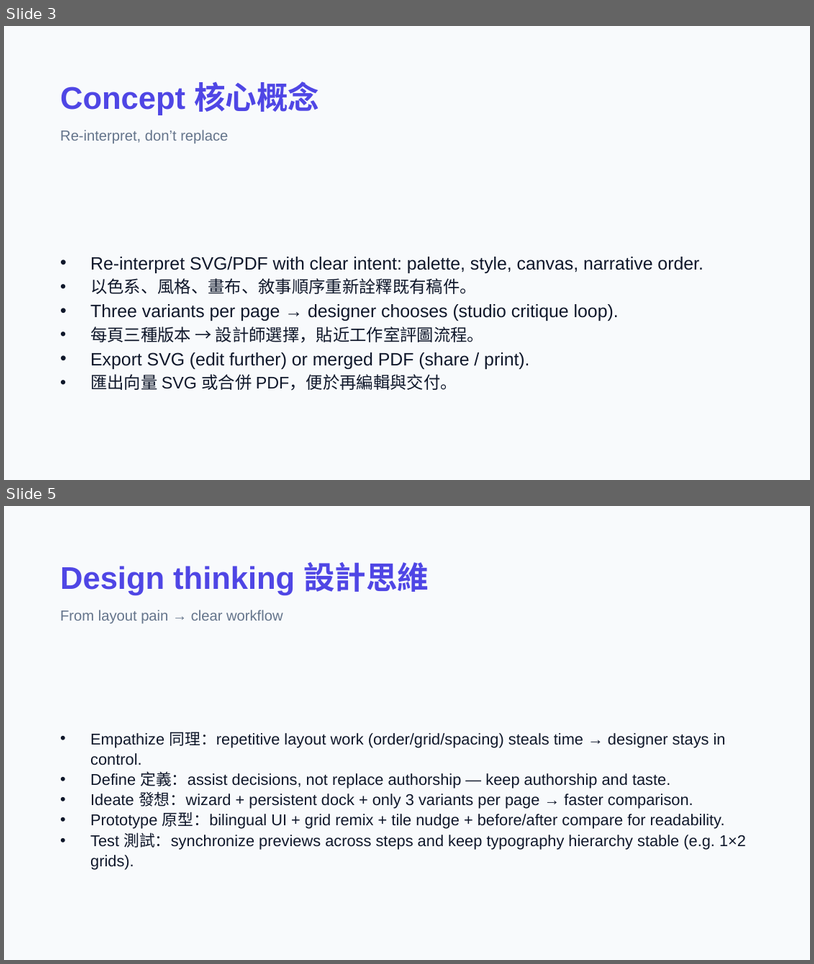
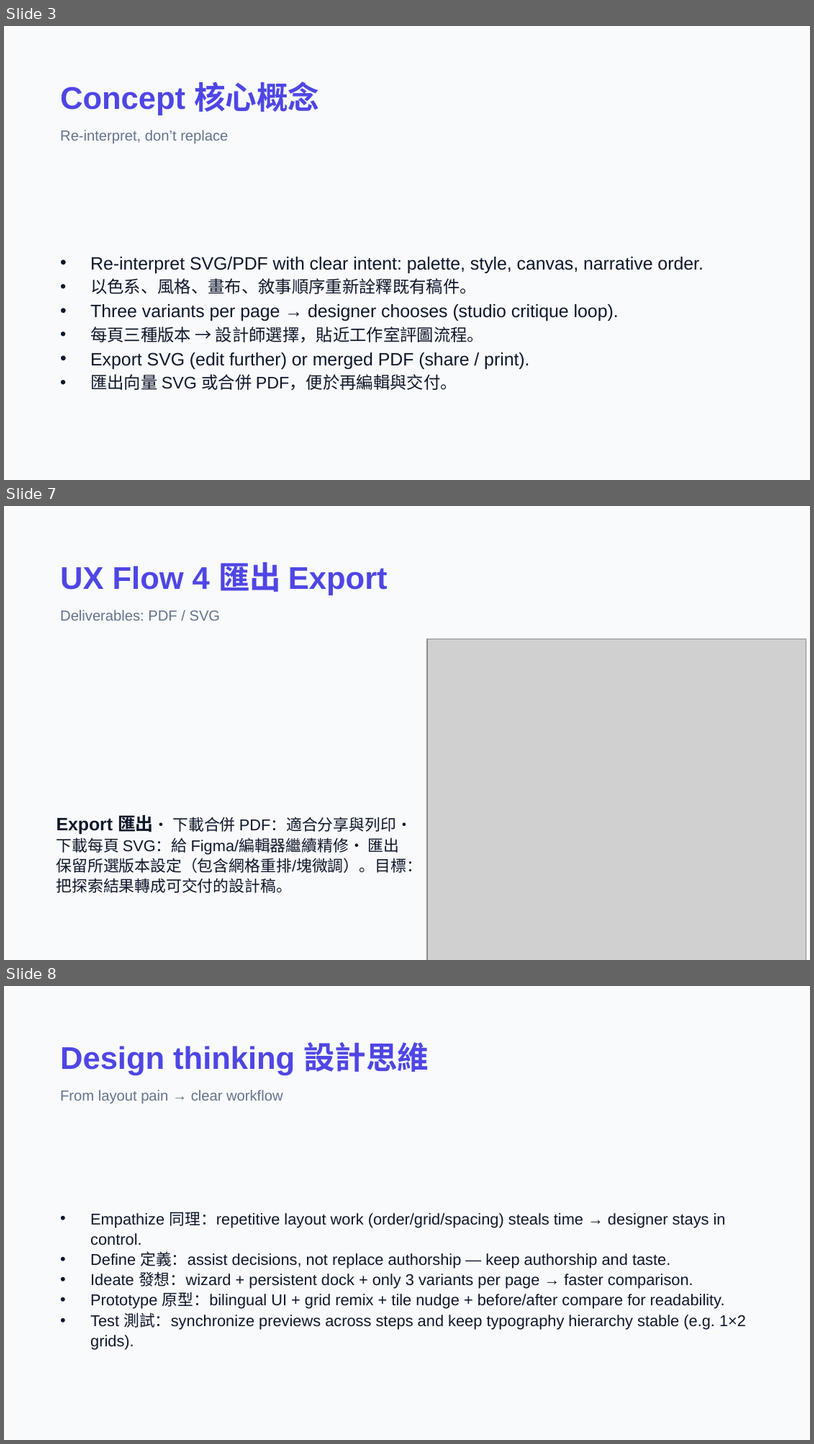
Before and after one commit to macaumonsoon/Portfolio-ReStyle-AI, a slide deck: presentation/Portfolio-ReStyle-AI-Design-Deck.pptx. Shown one above the other, each under a label of ours: slides 3 and 5 before the commit, slides 3, 7 and 8 after it; the slides between them are not shown. The pictures are 814x964 and 814x1444 pixels, drawn with LibreOffice and Linux fonts; fonts in the diff are those of the drawing; grey boxes stand for pictures. Boxes give left, top, right and bottom in pixels: in the first picture for what was removed or moved away, otherwise in the second. Text is boxed around its words. In the diff, an @@ line names an element or a change of style, - is before the commit and + after.

```diff
--- a/presentation/Portfolio-ReStyle-AI-Design-Deck.pptx
+++ b/presentation/Portfolio-ReStyle-AI-Design-Deck.pptx
@@ slide 7 added at (4,506,810,960), background #F8FAFC @@
@@ text added at (60,562,388,595), 28 pt, text #4F46E5, bold @@
+UX Flow 4 匯出 Export
@@ text added at (60,610,221,620), 13 pt, text #64748B @@
+Deliverables: PDF / SVG
@@ picture added at (427,639,806,960) @@
@@ text added at (57,815,422,893), 14 pt, text #0F172A @@
+Export 匯出• 下載合併 PDF：適合分享與列印• 下載每頁 SVG：給 Figma/編輯器繼續精修• 匯出保留所選版本設定（包含網格重排/塊微調）。目標：把探索結果轉成可交付的設計稿。
@@ what was slide 5 is now slide 8 @@
```
Also in this commit, not shown: 4 other slides added, 2 slides removed, 6 other files.
